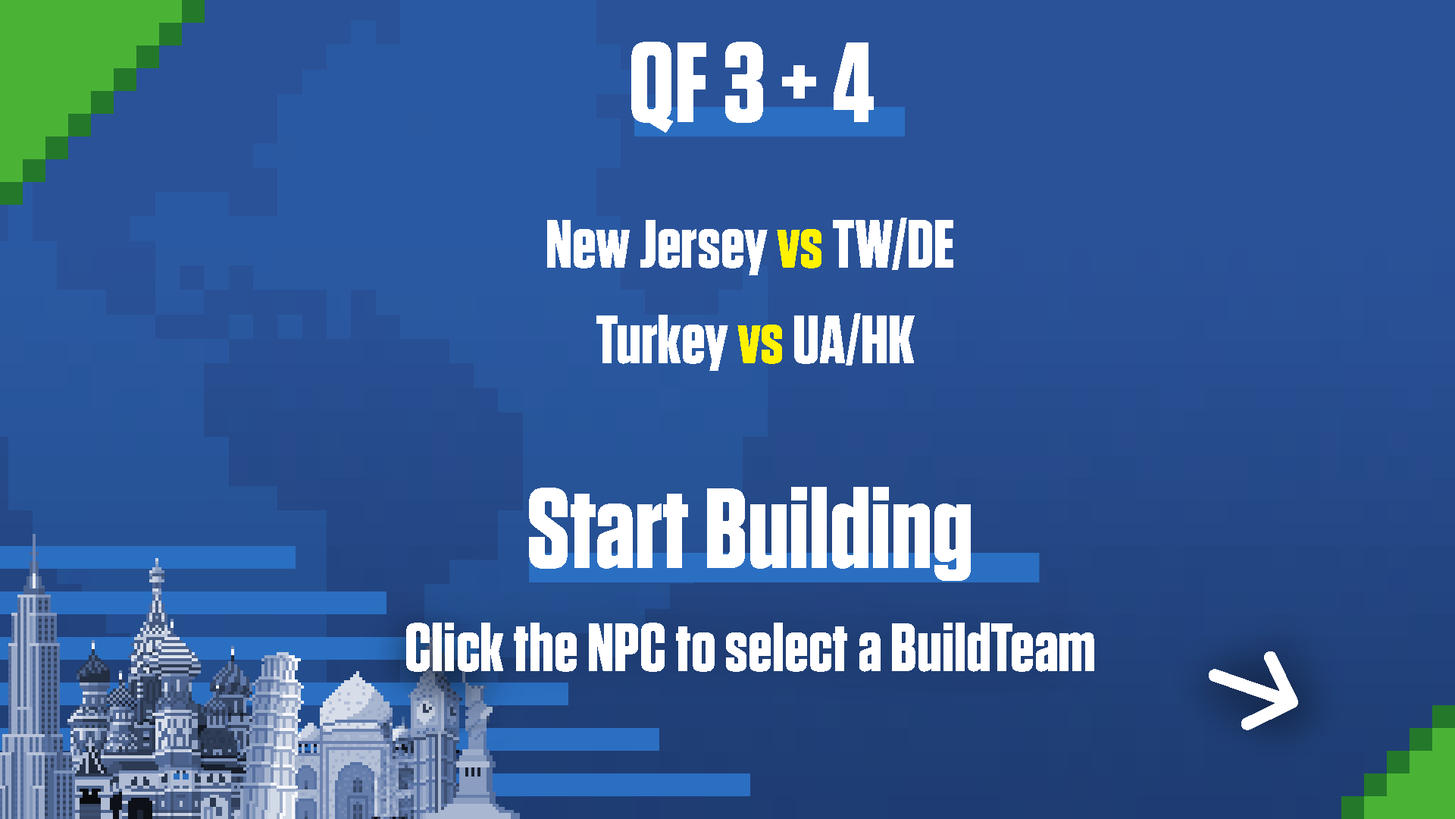
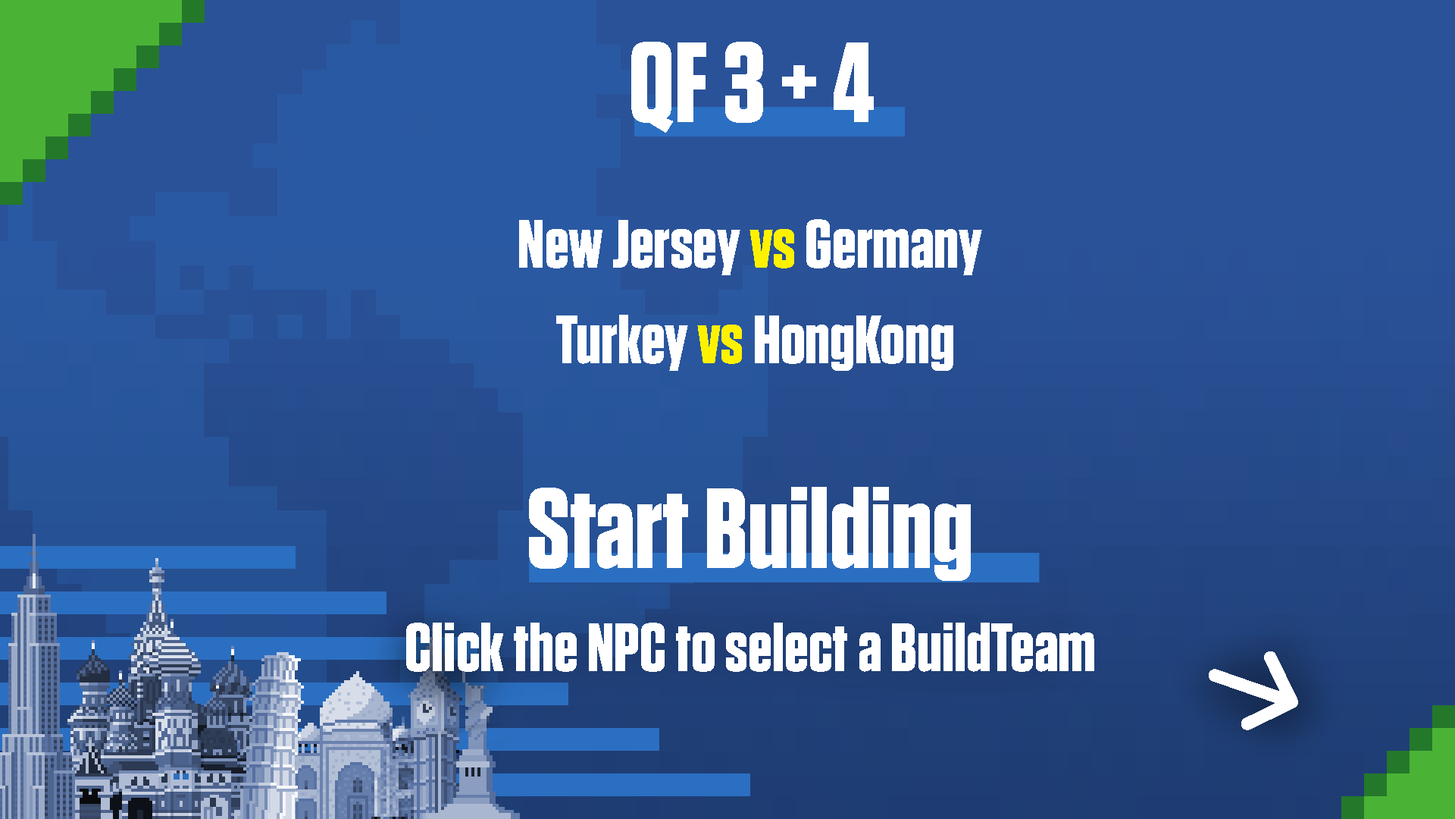
Comparing the layer stacks of the two 1455 × 819 images. Changes:
renamed "Turkey vs UA/HK" to "Turkey vs HongKong", painted on it over [556, 313, 954, 371]
renamed "New Jersey vs TW/DE" to "New Jersey vs Germany", painted on it over [519, 217, 983, 276]
